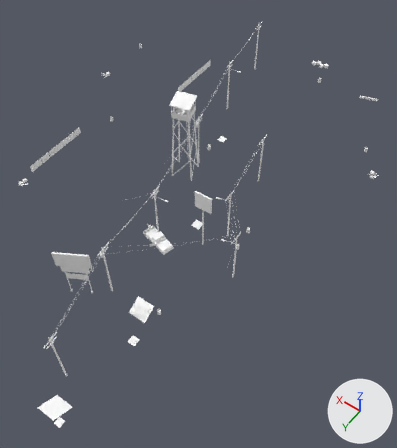
The OBJ model Assets/models/maps/riverside/riverside_dressing.obj as it was, and as the next commit left it.
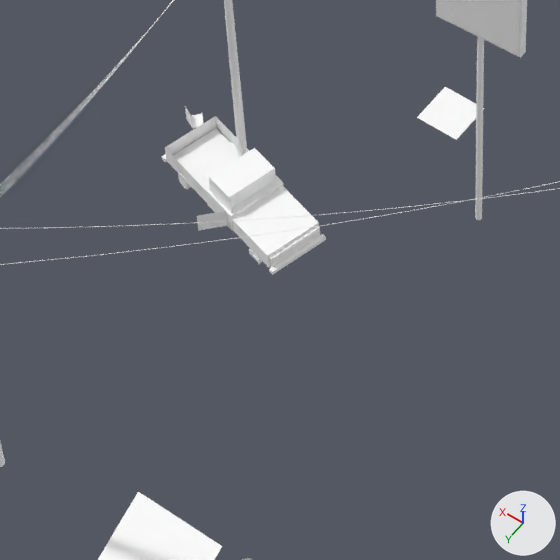
Old and new are each drawn whole from a 50 mm camera at (-1112.0, 538.0, 2836.0) aimed at (186.0, -1279.0, -18.0) and again close up on the part from 28% to 55% of the width and 45% to 69% of the height. Lighting does not change. The marker at lower right points along +X, +Y and +Z. The first two pictures are the older version. Where no turn or scale is listed for an object, it has been applied to the vertices. Vertices at exactly the same position are counted once.

Before the edit, the objects in view are built like this:
```python
ob_riverside_dressing = bpy.data.objects.new('riverside_dressing', me_riverside_dressing)
ob_riverside_dressing.location = (0.0, 0.0, 0.0)
```
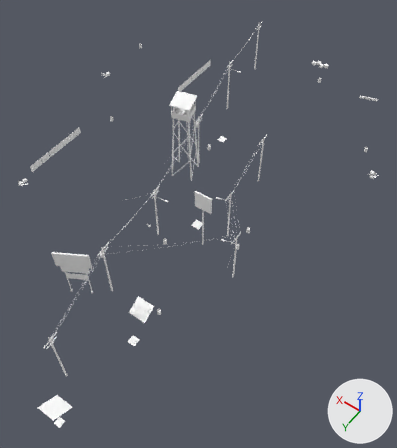
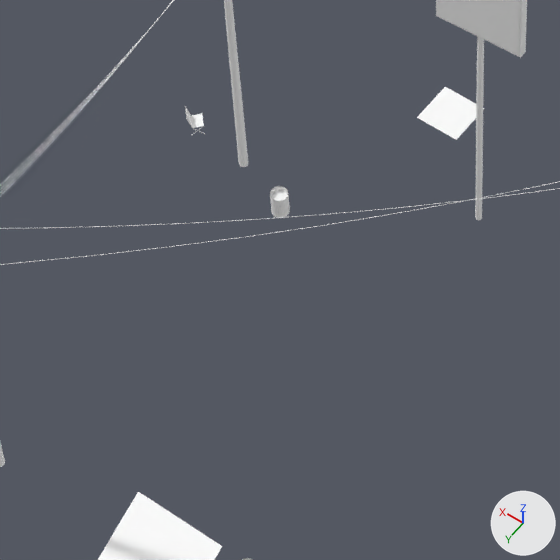
What the commit changed:
me_riverside_dressing is used by ob_riverside_dressing; location (0.0, 0.0, 0.0).
me_riverside_dressing had 10978 vertices, 14530 faces and spanned x -603.0..1757.0, y -3267.0..220.0, z -2.0..632.0.
me_riverside_dressing now has 10650 vertices, 14162 faces and spans x -603.0..1757.0, y -3267.0..220.0, z -2.0..632.0.
me_riverside_dressing part 1: 39 loose pieces with 340 vertices, spanning x 183.0..418.0, y -1067.0..-931.0, z -1.0..70.0, are deleted.
Other edits to the shape of me_riverside_dressing do not show in these pictures.
me_riverside_dressing no longer uses material mat_rs_truck_blue (white #ffffff).
me_riverside_dressing no longer uses material mat_rs_window_dark (white #ffffff).

Where the change shows, as pixel boxes [x1, y1, x2, y2] in the close-ups (560 x 560 px):
part 1 of me_riverside_dressing, deleted
    before: [162, 116, 326, 275]
